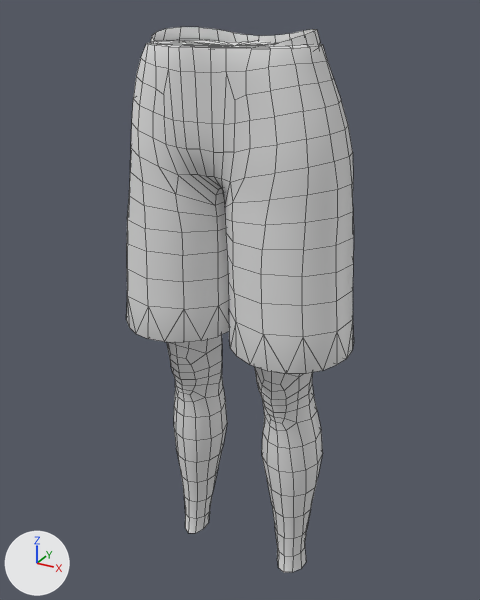
Before and after pictures for a commit that changed the FBX model Assets/BoZo_StylizedModularCharacters/Outfits/Base/Bottom/Outfit_Bottom_BigShorts/BSMC_Outfit_Bottom_BigShorts.fbx.
Both versions are drawn from a 50 mm lens placed at (0.511, -0.936, 1.125), pointed at (-0.008, 0.008, 0.654). Arrows for +X, +Y and +Z are at lower left; the lights stay in place. Mesh edges are drawn as thin lines. Materials are left out; every surface is plain grey. Where no turn or scale is listed for an object, it has been applied to the vertices.

The older version as bpy lines, for what is in view:
```python
me_mesh = bpy.data.meshes.new('Mesh')
me_mesh.from_pydata(...)  # 931 vertices, 982 faces; spans x -0.209..0.209, y -0.138..0.112, z 0.108..1.098
# faces by material slot: [384, 598]
me_mesh.materials.append(mat_bsmc_skin_01_mat)
me_mesh.materials.append(mat_outfit_bottom_bigshorts_mat)
ob_outfit_bottom_bigshorts = bpy.data.objects.new('Outfit_Bottom_BigShorts', me_mesh)
ob_outfit_bottom_bigshorts.location = (0.0, 0.0, 0.0)
```
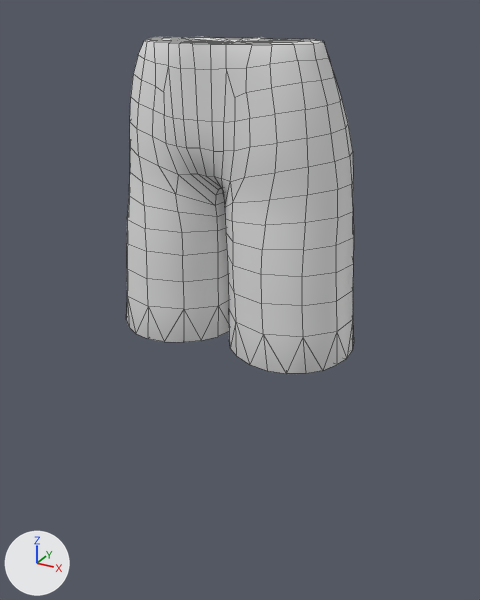
Changed parts and their boxes (x1, y1, x2, y2) in the pictures (480 x 600 px; the box of a moved part takes in the faces that stretch with it):
'Outfit_Bottom_BigShorts', reshaped (38% shorter)
    before: (126, 27, 354, 572)
    after: (126, 37, 354, 374)
part 1 of me_mesh, deleted
    before: (167, 335, 227, 533)
part 2 of me_mesh, deleted
    before: (254, 366, 323, 572)
part 3 of me_mesh, deleted
    before: (151, 27, 321, 47)
part 4 of me_mesh, moved or reshaped
    before: (129, 40, 353, 225)
    after: (129, 37, 353, 225)

The change in detail:
me_mesh is used by ob_outfit_bottom_bigshorts; location (0.0, 0.0, 0.0).
me_mesh had 931 vertices, 982 faces and spanned x -0.209..0.209, y -0.138..0.112, z 0.108..1.098.
me_mesh now has 497 vertices, 598 faces and spans x -0.209..0.209, y -0.138..0.112, z 0.606..1.084.
me_mesh part 1: the loose piece of 166 vertices spanning x -0.157..-0.032, y -0.088..0.066, z 0.108..0.667 is deleted.
me_mesh part 2: the loose piece of 166 vertices spanning x 0.032..0.157, y -0.088..0.066, z 0.108..0.667 is deleted.
me_mesh part 3: the loose piece of 102 vertices spanning x -0.144..0.144, y -0.118..0.084, z 1.001..1.098 is deleted.
Part 4, on me_mesh:
38 vertices in x -0.112..0.112, y -0.138..0.084, z 1.027..1.079 move by (0.0, 0.0, 0.004).
25 vertices in x -0.122..0.122, y -0.132..0.105, z 0.982..1.05 move by (0.0, 0.0, 0.003).
18 vertices in x -0.167..0.134, y -0.127..0.112, z 0.907..0.961 move by (0.0, 0.0, 0.001).
18 vertices in x -0.159..0.131, y -0.13..0.111, z 0.917..1.005 move by (0.0, 0.0, 0.002).
6 vertices in x -0.024..0.044, y -0.133..0.062, z 1.076..1.079 move by (0.0, 0.0, 0.005).
5 vertices in x -0.136..-0.077, y -0.116..0.031, z 1.03..1.078 move by (-0.001, 0.0, 0.004).
75 vertices move from x -0.186..0.186, y -0.127..0.102, z 0.885..1.08 to x -0.187..0.187, y -0.127..0.102, z 0.886..1.084.
